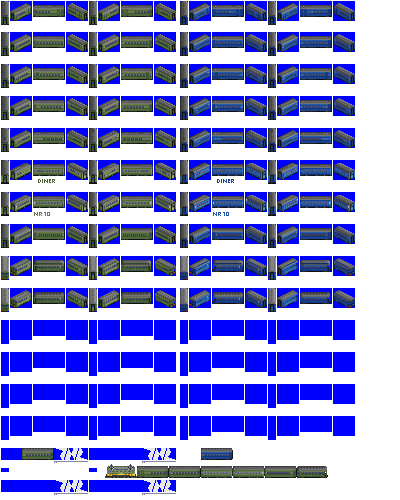
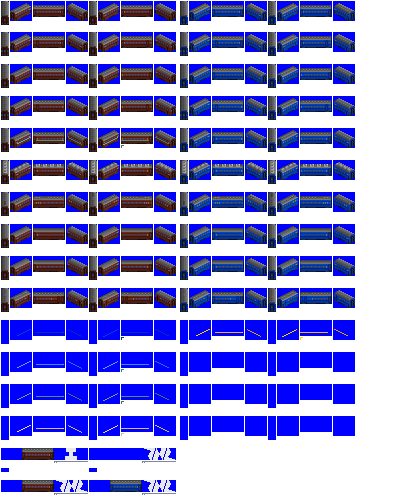
Layered file, before and after one edit (400x500). Changes by layer:
added layer "stripes" above "suha44 cc" over [17, 137, 348, 460]
hid "suha44 cc" over [180, 6, 355, 460]
hid "suha44 tokaido" over [1, 6, 328, 478]
showed "suha43 blue", painted on it over [110, 6, 355, 492]
showed "suha43", painted on it over [1, 6, 176, 492]
